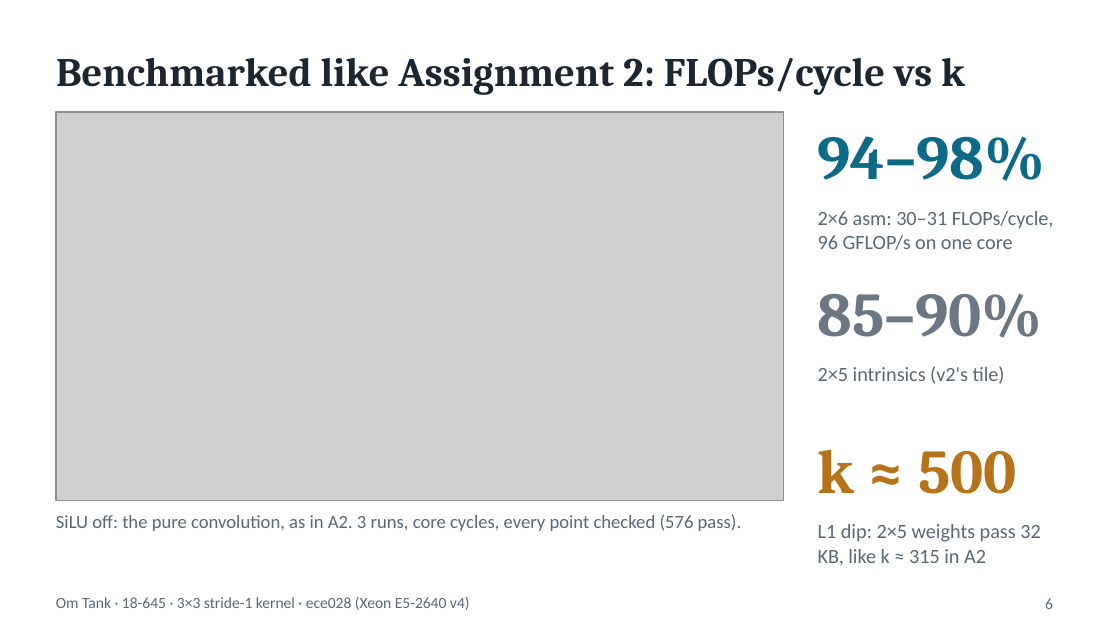
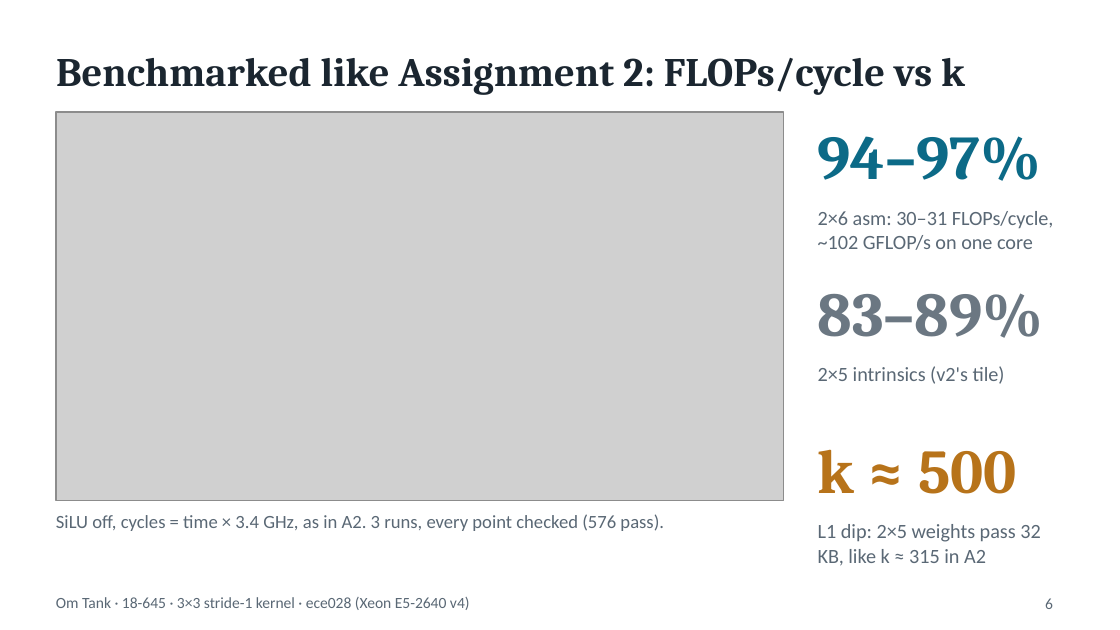
Before and after one commit to OTANK10/fast-yolov8-broadwell, a slide deck: slide 6 of docs/milestone/om/slides/om_mid_presentation.pptx. Drawn at 1120x630 pixels with LibreOffice and Linux fonts; fonts in the diff are those of the drawing; grey boxes stand for pictures. Boxes give left, top, right and bottom in pixels: in the first picture for what was removed or moved away, otherwise in the second. Text is boxed around its words. In the diff, an @@ line names an element or a change of style, - is before the commit and + after.

```diff
--- a/docs/milestone/om/slides/om_mid_presentation.pptx
+++ b/docs/milestone/om/slides/om_mid_presentation.pptx
@@ text at <box>818,136,1041,181</box>: text changed @@
-94–98%
+94–97%
@@ text at <box>818,211,1054,250</box>: text changed @@
-2×6 asm: 30–31 FLOPs/cycle, 96 GFLOP/s on one core
+2×6 asm: 30–31 FLOPs/cycle, ~102 GFLOP/s on one core
@@ text at <box>818,293,1044,338</box>: text changed @@
-85–90%
+83–89%
@@ text at <box>56,514,664,531</box>: text changed @@
-SiLU off: the pure convolution, as in A2. 3 runs, core cycles, every point checked (576 pass).
+SiLU off, cycles = time × 3.4 GHz, as in A2. 3 runs, every point checked (576 pass).
```
Also in this commit, not shown: 3 other slides changed, 5 other files.
